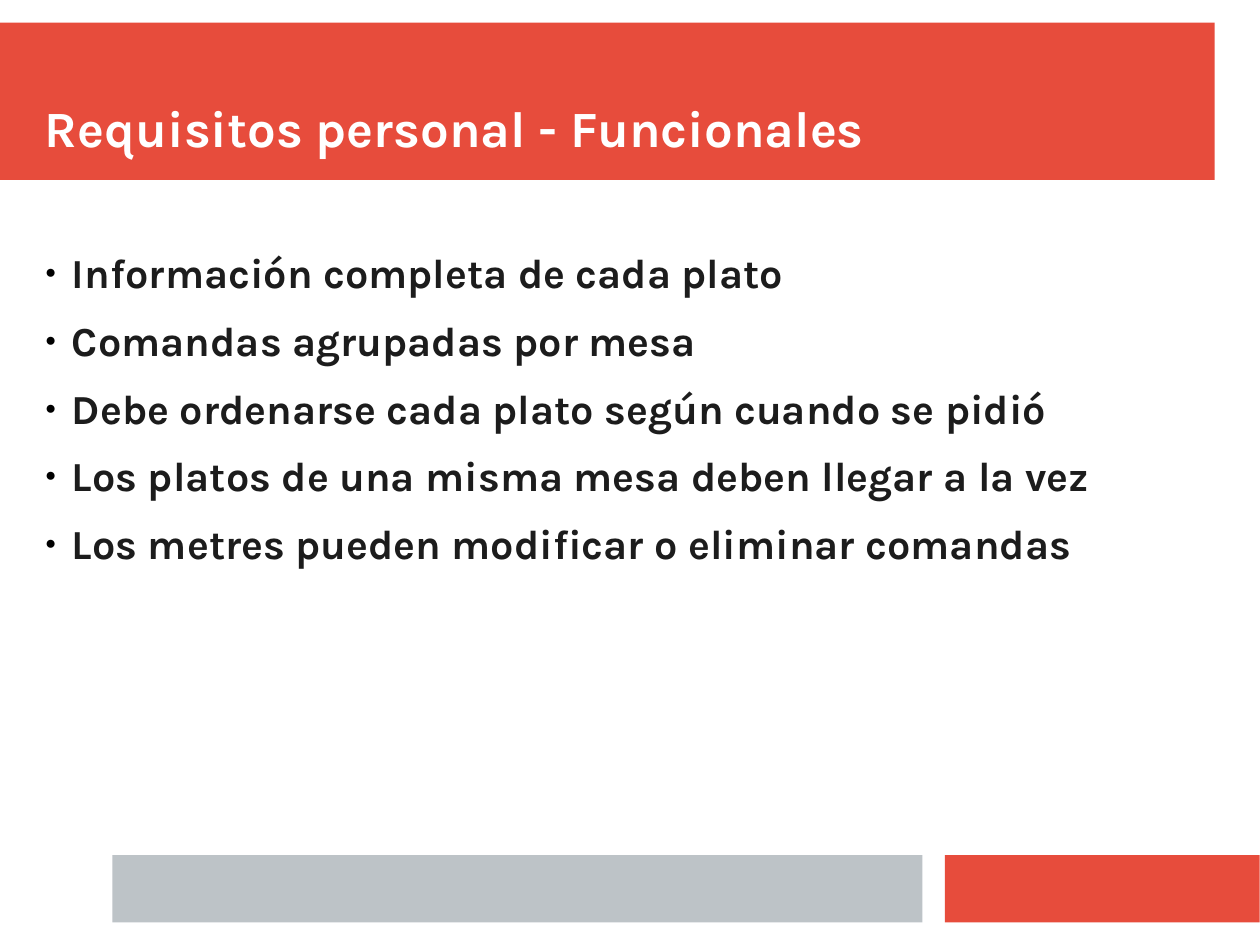
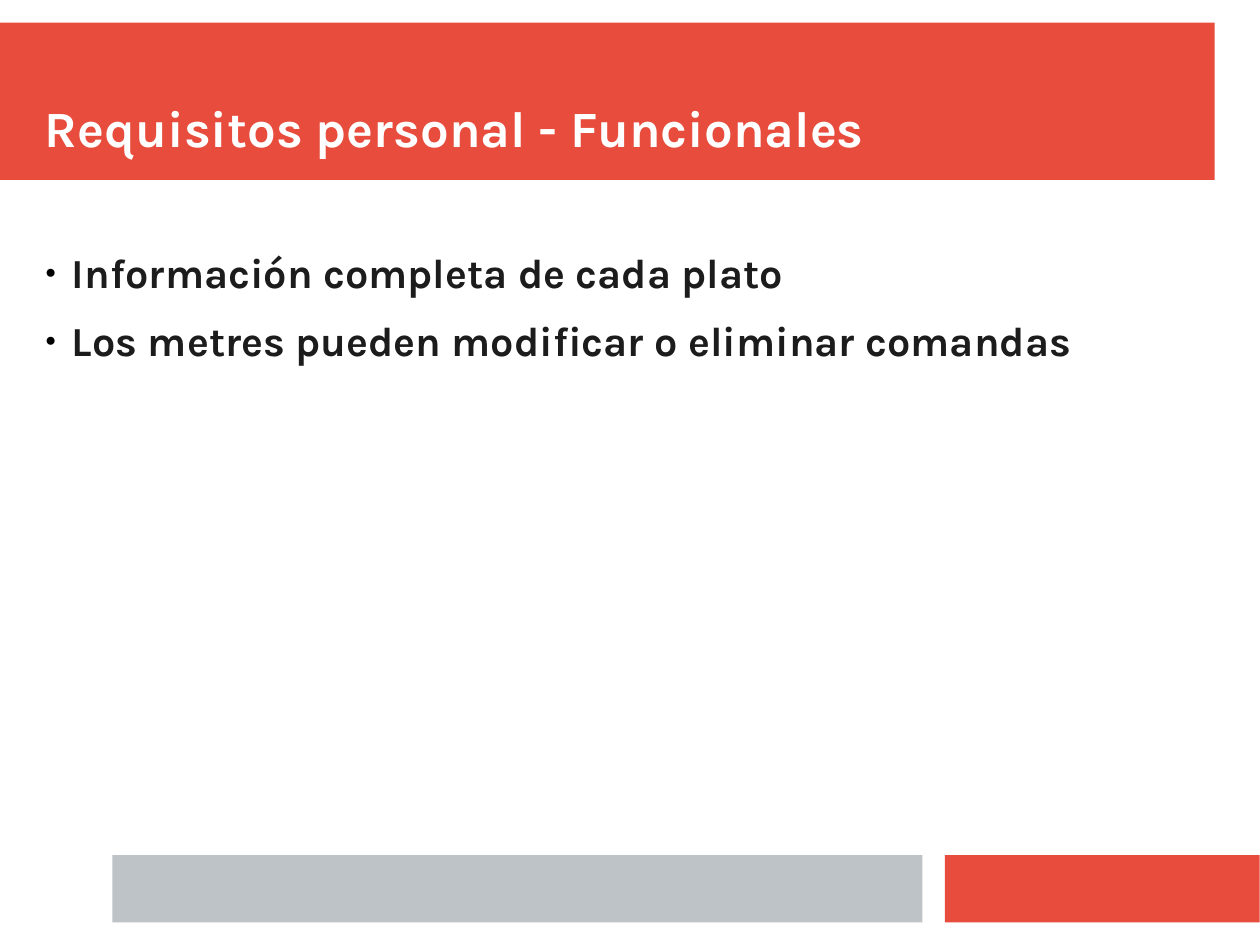
Before and after one commit to Juanba1998/APP-Restaurante, a slide deck: slide 5 of Material/Presentación/presentacion.pptx. Drawn at 1260x945 pixels with LibreOffice and Linux fonts; fonts in the diff are those of the drawing. Boxes give left, top, right and bottom in pixels: in the first picture for what was removed or moved away, otherwise in the second. Text is boxed around its words. In the diff, an @@ line names an element or a change of style, - is before the commit and + after.

```diff
--- a/Material/Presentación/presentacion.pptx
+++ b/Material/Presentación/presentacion.pptx
@@ text at bbox=[72, 327, 1089, 502]: paragraphs removed @@
-● Comandas agrupadas por mesa
-● Debe ordenarse cada plato según cuando se pidió
-● Los platos de una misma mesa deben llegar a la vez
```
Also in this commit, not shown: 5 other slides changed.
